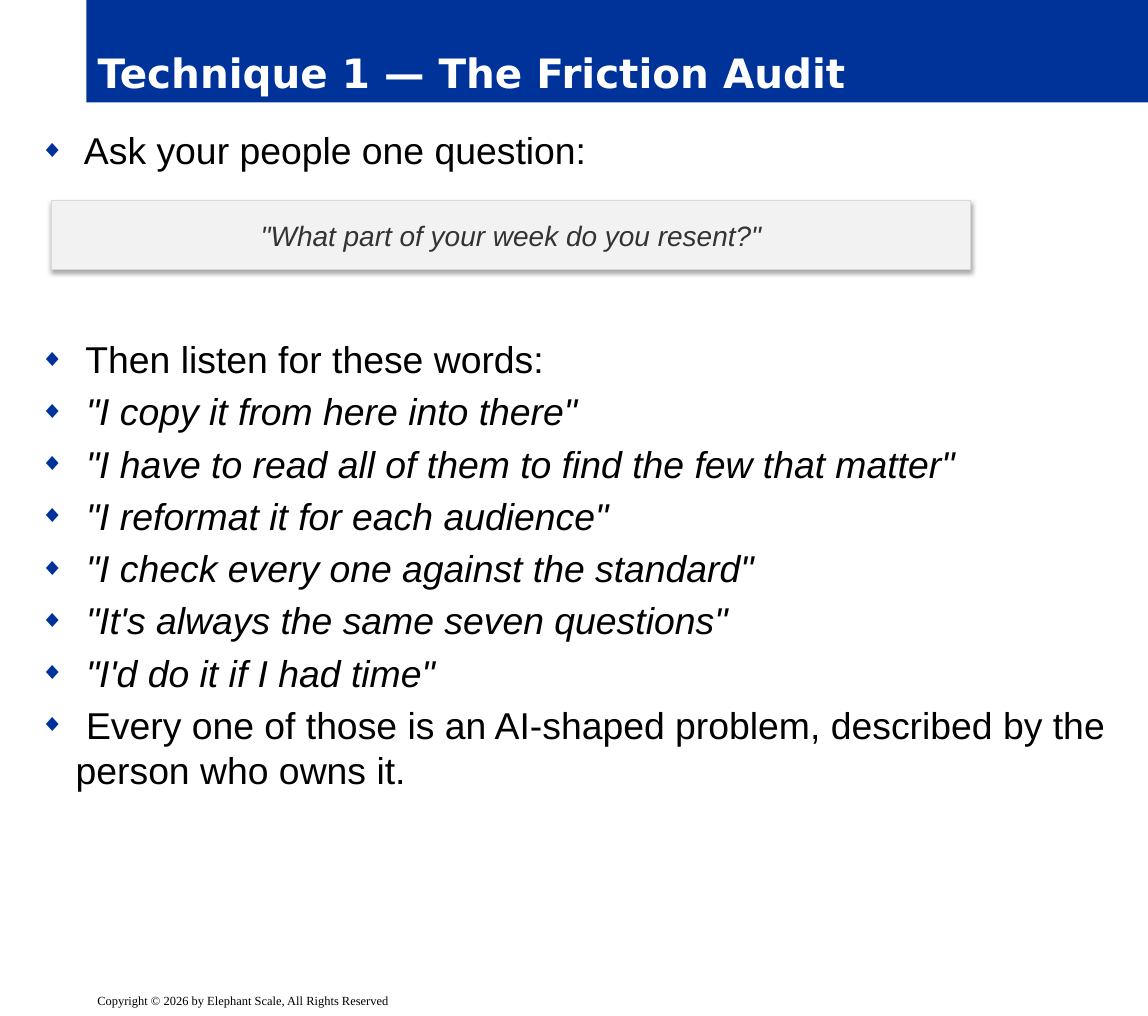
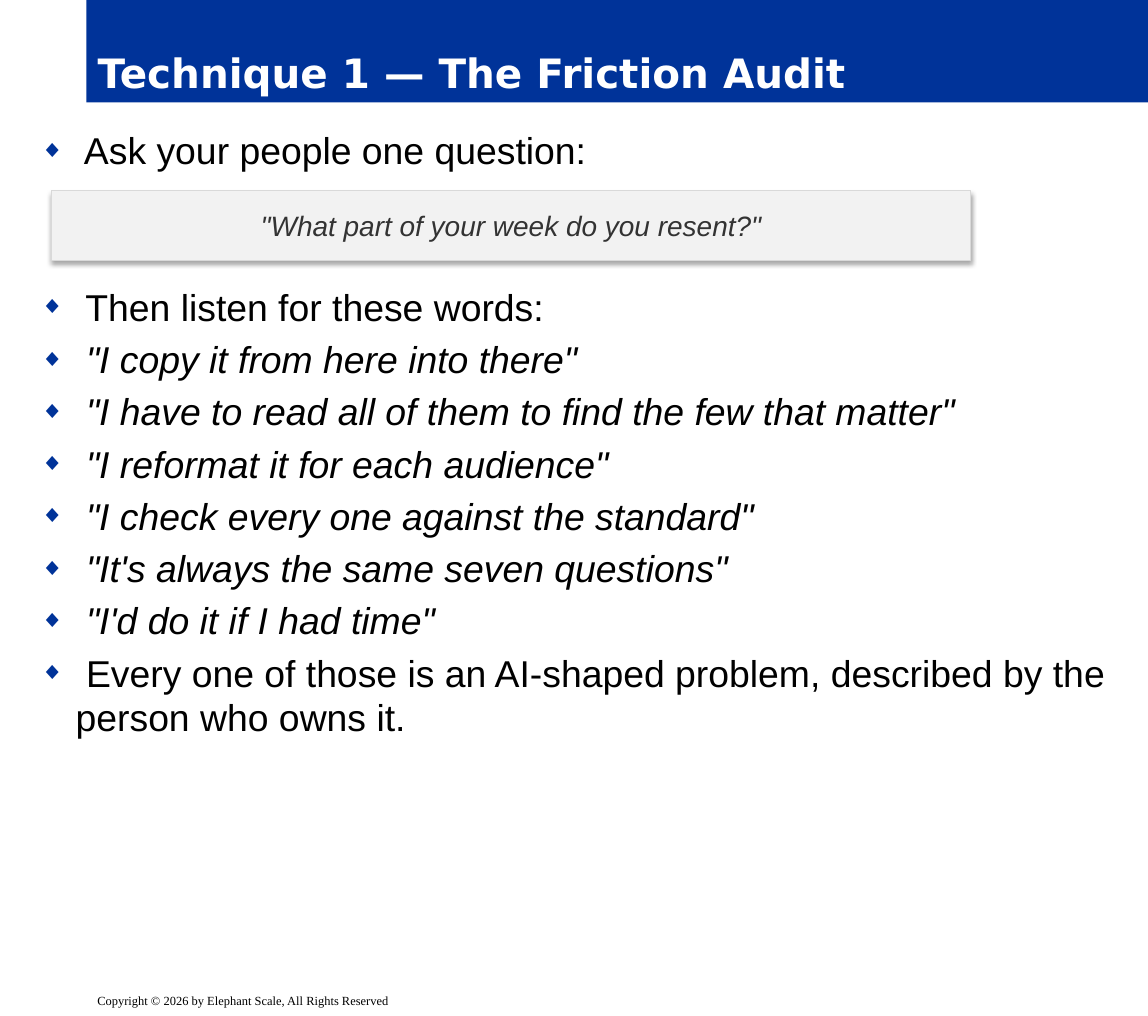
Before and after one commit to elephantscale/AI-for-business-leaders, a slide deck: slide 13 of slides/release/04-use-cases.pptx (slide 11 before the commit). Drawn at 1148x1016 pixels with LibreOffice and Linux fonts; fonts in the diff are those of the drawing; background and template pictures are left out. Boxes give left, top, right and bottom in pixels: in the first picture for what was removed or moved away, otherwise in the second. Text is boxed around its words. In the diff, an @@ line names an element or a change of style, - is before the commit and + after.

```diff
--- a/slides/release/04-use-cases.pptx
+++ b/slides/release/04-use-cases.pptx
@@ text "Ask your people one question:" rewrapped from <box>76,137,1105,791</box> to <box>76,137,1105,739</box> @@
@@ rectangle ""What part of your week ...": place and size @@
-rectangle ""What part of your week ..." at <box>52,200,971,270</box>
+rectangle ""What part of your week ..." at <box>52,190,971,260</box>
```
Also in this commit, not shown: 6 other slides changed, 2 slides added, 5 other files.
